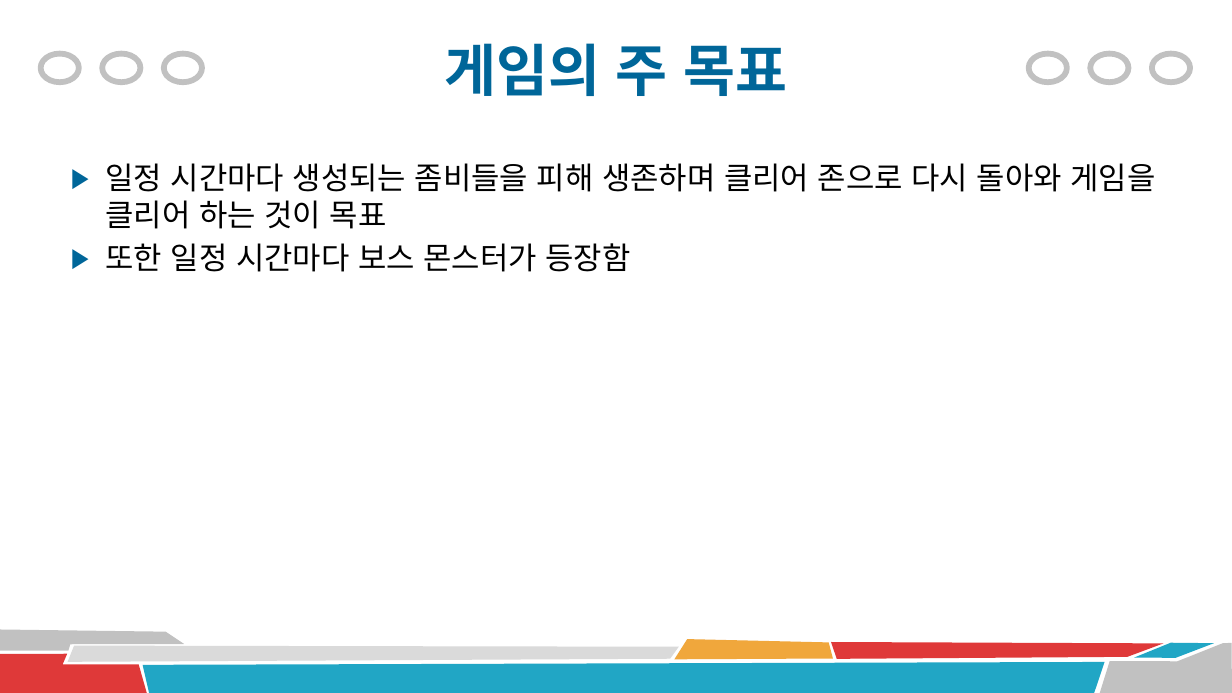
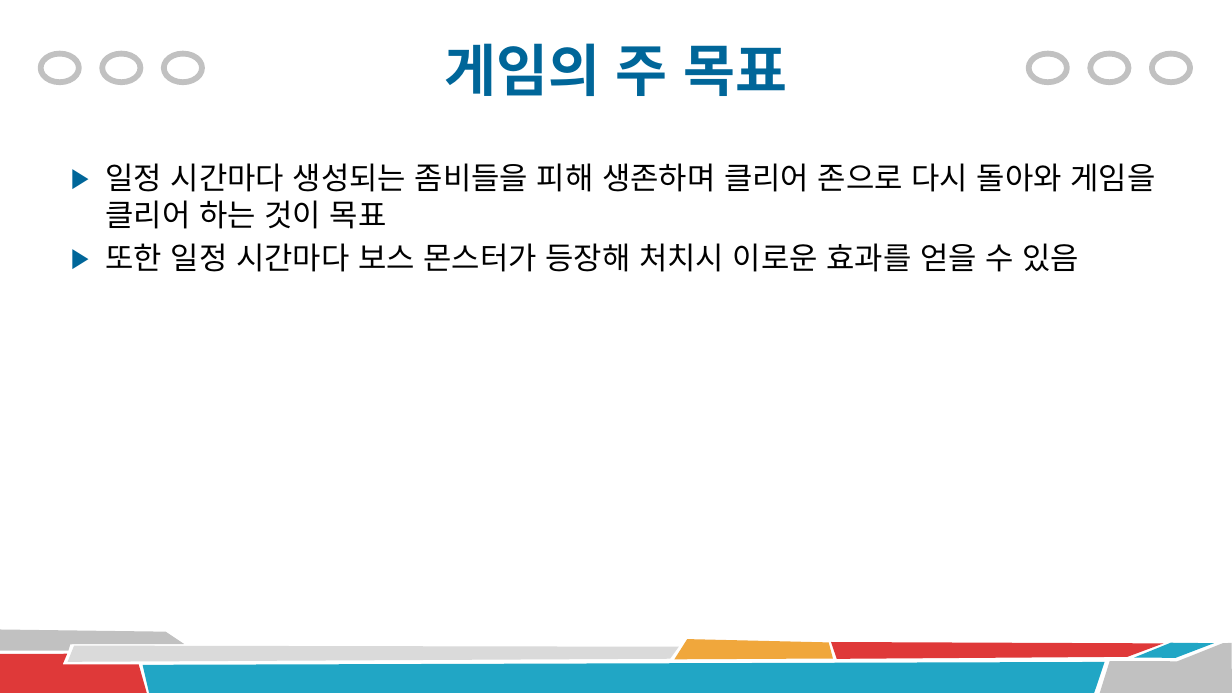
Before and after one commit to xogml01074/Final-Project, a slide deck: slide 2 of 최종 프로젝트(좀비 서바이벌).pptx. Drawn at 1232x693 pixels with LibreOffice and Linux fonts; fonts in the diff are those of the drawing. Boxes give left, top, right and bottom in pixels: in the first picture for what was removed or moved away, otherwise in the second. Text is boxed around its words. In the diff, an @@ line names an element or a change of style, - is before the commit and + after.

```diff
--- a/최종 프로젝트(좀비 서바이벌).pptx
+++ b/최종 프로젝트(좀비 서바이벌).pptx
@@ text at (105, 243, 1079, 272): text changed @@
-▶ 또한 일정 시간마다 보스 몬스터가 등장함
+▶ 또한 일정 시간마다 보스 몬스터가 등장해 처치시 이로운 효과를 얻을 수 있음
```
Also in this commit, not shown: 5 other slides changed, 1 slide added, 2 slides removed, 36 other files.
